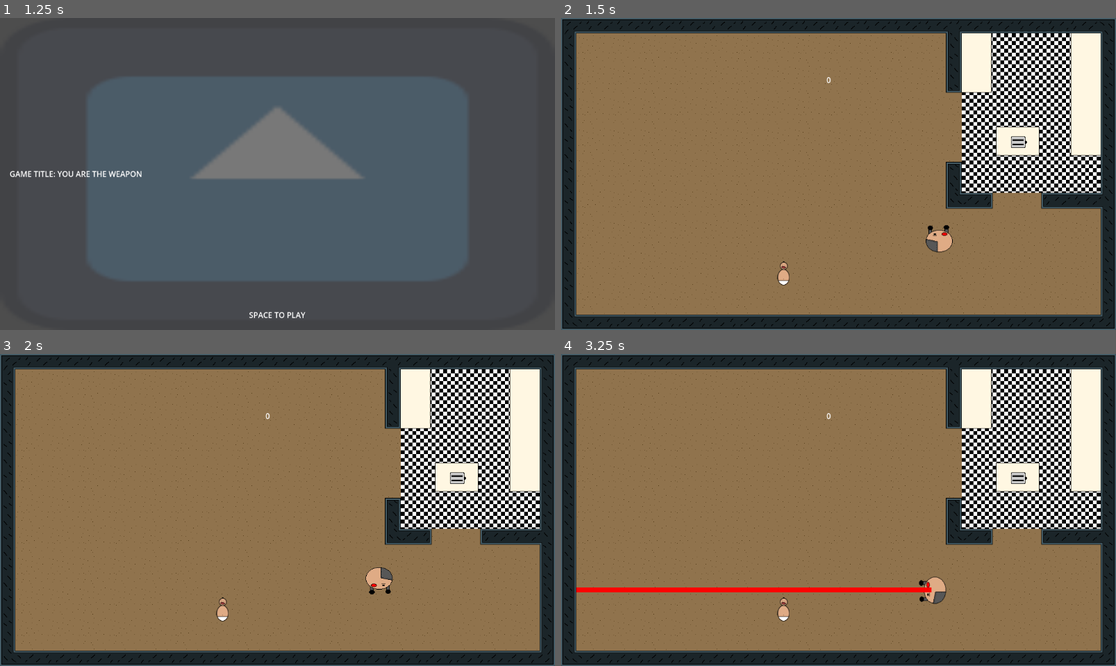
Above: before the commit, frames 1-4 (two rows, left to right).
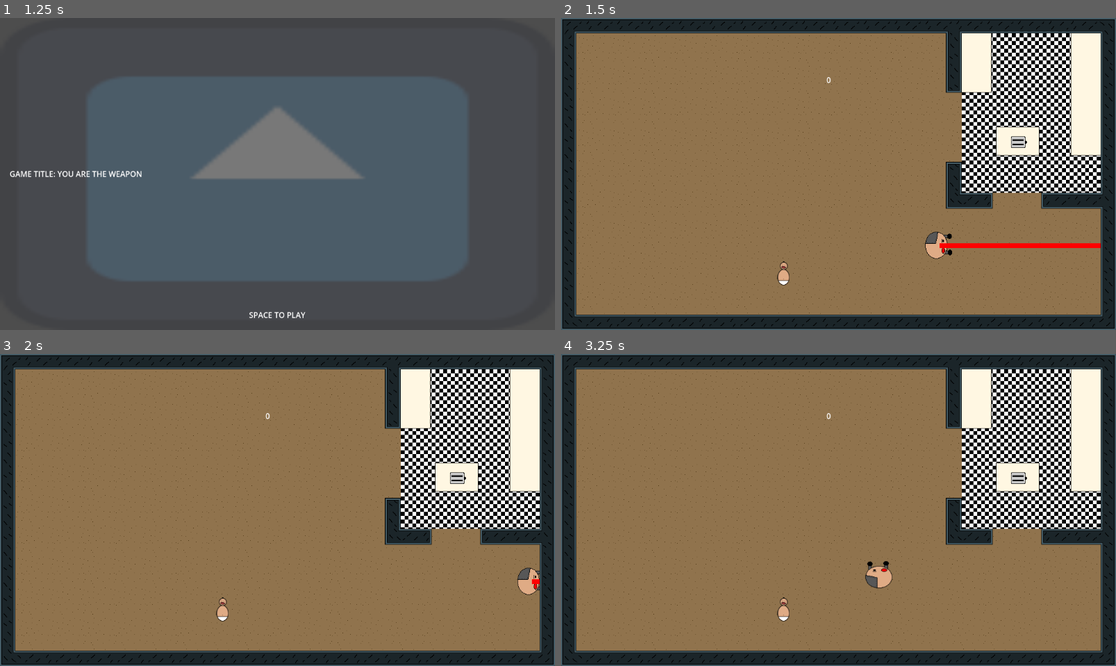
Above: after the commit, the same moments.

Repository: discoaaron/gamejam
Game: Godot game, scene res://scenes/menu/menu.tscn
Two runs of this game, one before a commit and one after it. Both use one fixed random seed, a clock stepped at 60 frames per second and the inputs below. The engine's default icon, where the game draws it, is replaced by a stand-in: a white triangle on a blue panel in a dark square.
Inputs:
- Up to frame 1 (1.25 s): tap Enter at 0.5 s; tap A (a) at 0.6 s; tap D (d) at 0.8 s
- Up to frame 2 (1.5 s): tap Space (space) at 1.25 s; tap D (d) at 1.35 s
- Up to frame 3 (2 s): tap E (e) at 1.55 s
- Up to frame 4 (3.25 s): hold Q (q) 2.03-2.78 s; tap E (e) at 2.1 s; tap Q (q) at 2.85 s; tap S (s) at 3.05 s

Frame 1 is identical in both runs. In frame 2, 0.8% of the frame differs, in the area x 65-98%, y 66-78%; in frame 3, 0.6%; in frame 4, 1.6%, in the area x 2-70%, y 66-81%.

Commit message:
adds dash and laser to random keys, and dev mode for easier testing

Diff:
--- a/game/main.gd
+++ b/game/main.gd
@@ -5,7 +5,7 @@
 var dad: Node
 var baby: Node
 var screen_size # Size of the game window.
-var originalKeys = ["w", "a", "s", "d", "e" ]
+var originalKeys = ["w", "a", "s", "d", "e", "q", "z"]
 var keysCopy = []
 var spawn_offset = 50
 
@@ -23,6 +23,15 @@
 	$Label.text = str(ScoreManager.score)
 	if Input.is_action_just_pressed("space"):
 		GameManager.load_menu_scene()
+	if Input.is_action_just_pressed("dev_mode"):
+		ScoreManager.reset_score()
+		dad.up = "w"
+		dad.down = "s"
+		dad.left = "a"
+		dad.right = "d"
+		dad.action = "e"
+		dad.laser = "q"
+		dad.dash = "z"
 
 func start_level() -> void:
 	_spawnDad()
@@ -53,6 +62,8 @@
 	dad.left = get_button()
 	dad.right = get_button()
 	dad.action = get_button()
+	dad.laser = get_button()
+	dad.dash = get_button()
 	add_child(dad)
 
 func _spawnBaby() -> void:
--- a/game/project.godot
+++ b/game/project.godot
@@ -64,6 +64,11 @@
 "events": [Object(InputEventKey,"resource_local_to_scene":false,"resource_name":"","device":-1,"window_id":0,"alt_press …(191 unchanged characters)…
 ]
 }
+dev_mode={
+"deadzone": 0.5,
+"events": [Object(InputEventKey,"resource_local_to_scene":false,"resource_name":"","device":-1,"window_id":0,"alt_pressed":false,"shift_pressed":false,"ctrl_pressed":true,"meta_pressed":false,"pressed":false,"keycode":0,"physical_keycode":80,"key_label":0,"unicode":0,"location":0,"echo":false,"script":null)
+]
+}
 
 [rendering]
 
--- a/game/scenes/dad/dad.gd
+++ b/game/scenes/dad/dad.gd
@@ -11,6 +11,8 @@
 @export var left = "not_set"
 @export var right = "not_set"
 @export var action = "not_set"
+@export var laser = "not_set"
+@export var dash = "not_set"
 @onready var timer: Timer = $Timer
 @onready var audio_steps: AudioStreamPlayer2D = $audio_steps
 @onready var step_timer: Timer = $audio_steps/Timer
@@ -28,7 +30,7 @@
 
 # Called every frame. 'delta' is the elapsed time since the previous frame.
 func _process(delta: float) -> void:
-	if Input.is_action_pressed("q"):
+	if Input.is_action_pressed(laser):
 		fire_laser(self.position, rotation_degrees)
 	if Input.is_action_just_pressed(action):
 		if Globals.action_ready:
@@ -36,7 +38,7 @@
 			print("you win!!")
 		else:
 			print("not quite!")
-	if Input.is_action_just_pressed("z"):
+	if Input.is_action_just_pressed(dash):
 		dash_action()
 
 func _physics_process(delta: float) -> void:
